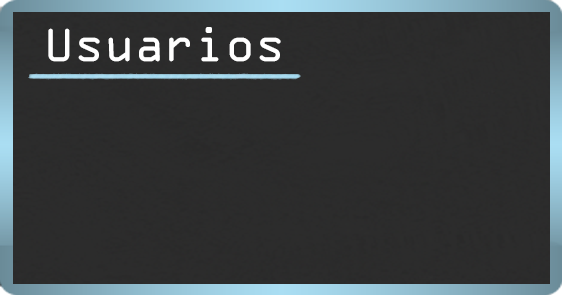
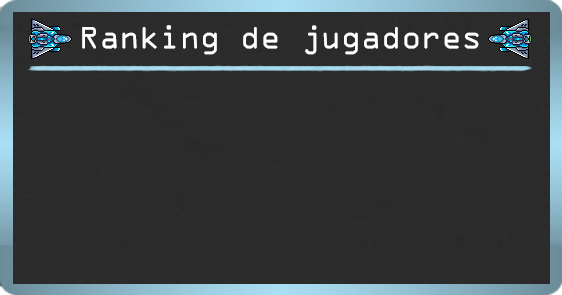
Layer changes from the first w=562, h=295 image to the second:
renamed "Usuarios" to "Ranking de jugadores", painted on it over [48, 25, 479, 62]
added layer "Capa 8 copia" above "Capa 8" over [488, 19, 532, 59]
added layer "Capa 8" above "Capa 5" over [28, 19, 72, 59]
painted on "Capa 4" over [28, 65, 532, 80]
